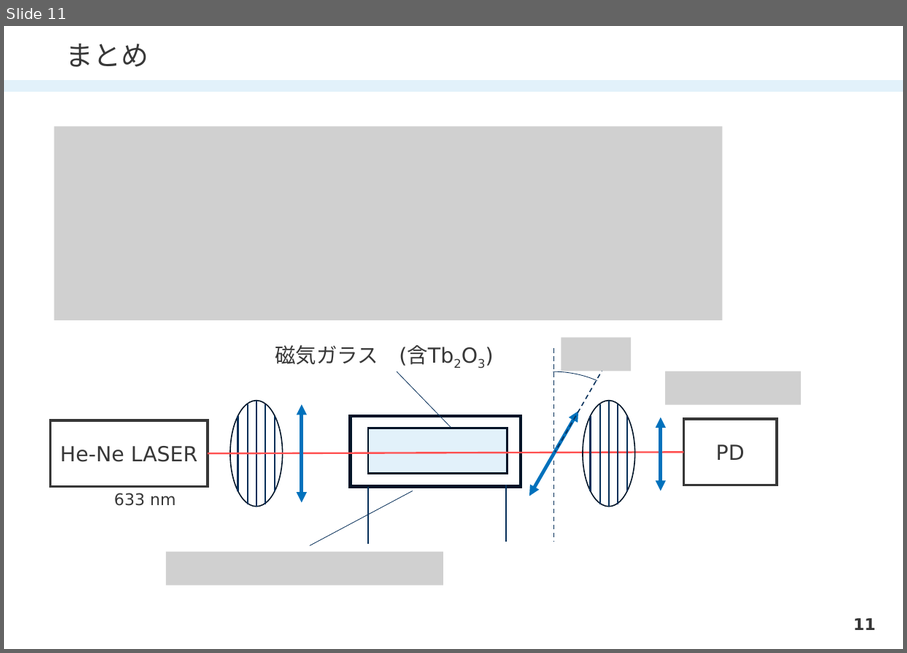
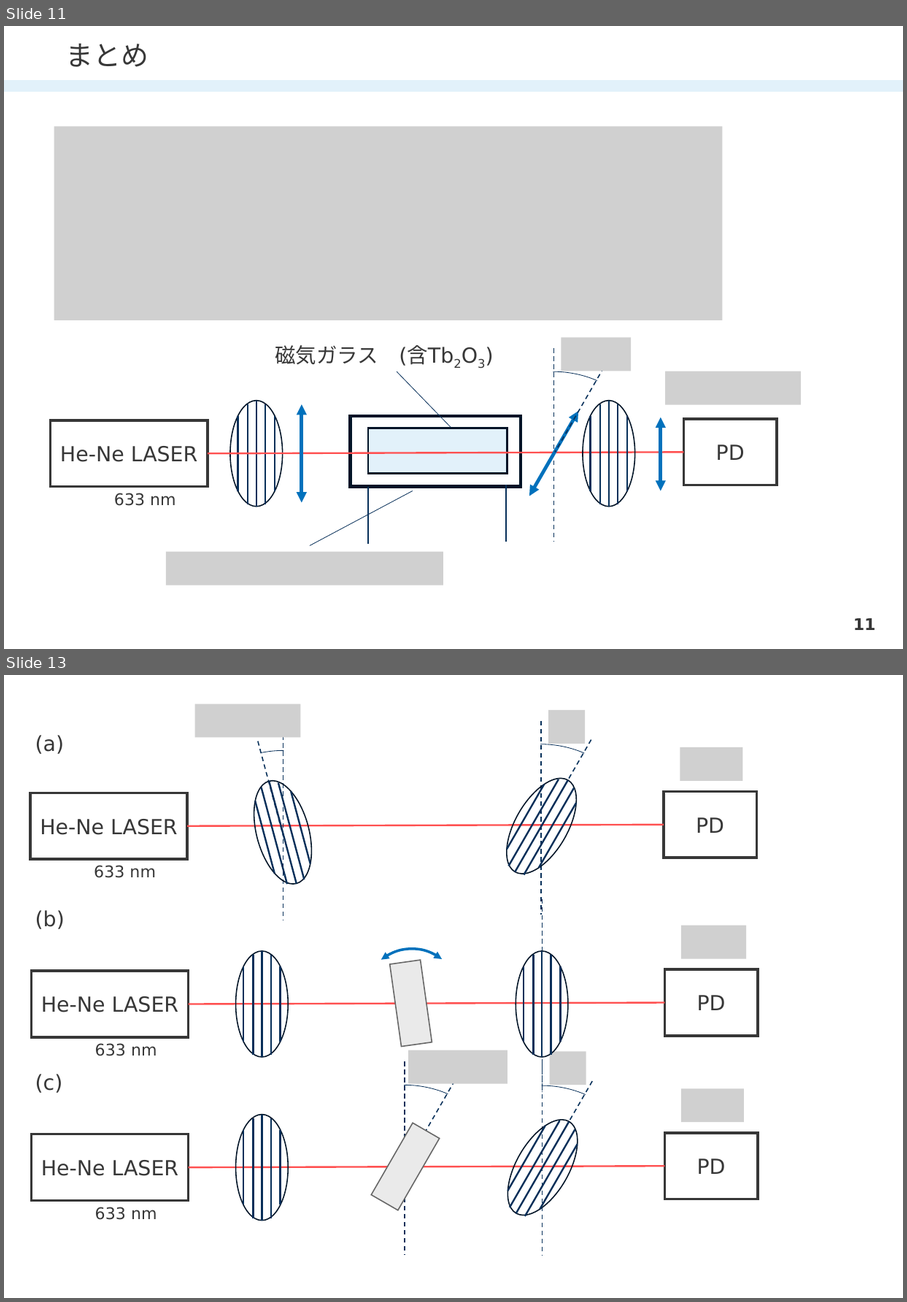
Before and after one commit to xiang-gong3944/----, a slide deck: 2024_11_29_Faraday/faraday.pptx. Shown one above the other, each under a label of ours: slide 11 before the commit, slides 11 and 13 after it; the slides between them are not shown. The pictures are 907x653 and 907x1302 pixels, drawn with LibreOffice and Linux fonts; fonts in the diff are those of the drawing; grey boxes stand for pictures. Boxes give left, top, right and bottom in pixels: in the first picture for what was removed or moved away, otherwise in the second. Text is boxed around its words. In the diff, an @@ line names an element or a change of style, - is before the commit and + after.

```diff
--- a/2024_11_29_Faraday/faraday.pptx
+++ b/2024_11_29_Faraday/faraday.pptx
@@ slide 13 added at bbox=[4, 675, 903, 1298], background #FFFFFF @@
@@ group added at bbox=[30, 704, 757, 921]: 15 lines, 3 pictures, 2 rectangles, 2 texts, 2 arc (boxed as its full ellipse)s, 2 ellipses @@
+He-Ne LASER
+PD
+633 nm
+(a)
@@ group added at bbox=[32, 899, 758, 1092]: 12 lines, 3 rectangles, 2 texts, 2 ellipses, 1 picture, 1 arc (boxed as its full ellipse) @@
+He-Ne LASER
+PD
+633 nm
+(b)
@@ group added at bbox=[32, 1050, 758, 1255]: 15 lines, 3 rectangles, 3 pictures, 2 texts, 2 arc (boxed as its full ellipse)s, 2 ellipses @@
+He-Ne LASER
+PD
+633 nm
+(c)
```
Also in this commit, not shown: 2 other slides added, 7 other files.
